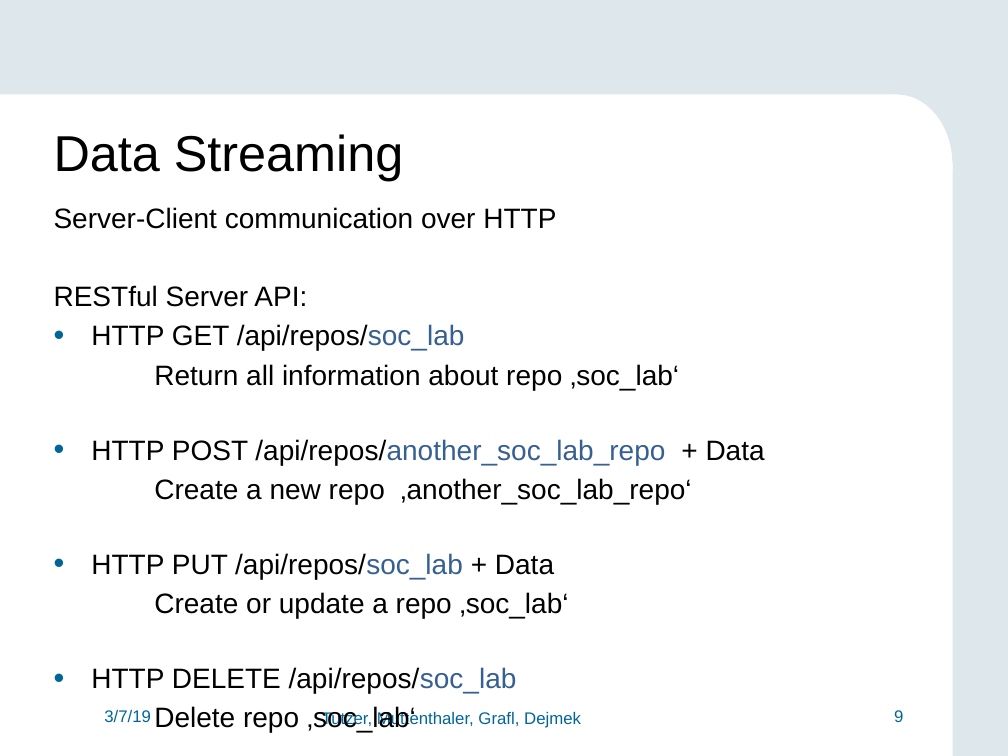
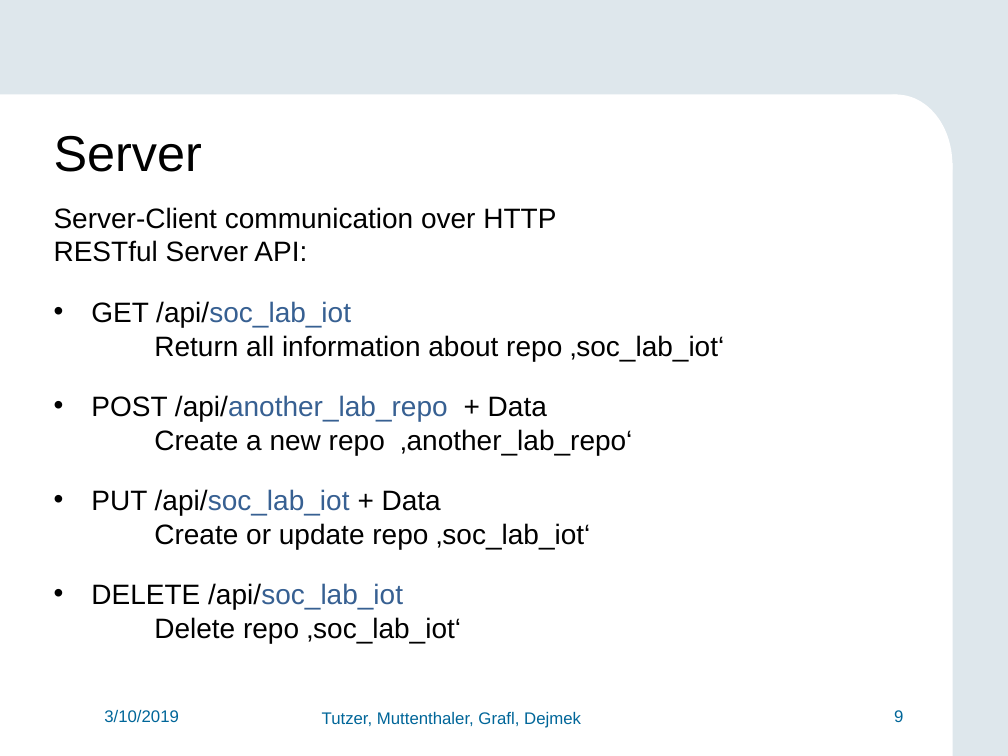
Before and after one commit to FlorianMuttenthaler/SocLabPartialReconfigIot, a slide deck: slide 9 of report/Final_presentation.pptx. Drawn at 1008x756 pixels with LibreOffice and Linux fonts; fonts in the diff are those of the drawing; background and template pictures are left out. Boxes give left, top, right and bottom in pixels: in the first picture for what was removed or moved away, otherwise in the second. Text is boxed around its words. In the diff, an @@ line names an element or a change of style, - is before the commit and + after.

```diff
--- a/report/Final_presentation.pptx
+++ b/report/Final_presentation.pptx
@@ text at (54,135,202,172): text changed @@
-Data Streaming
+Server
@@ text at (54,207,556,262): less space between paragraphs @@
@@ text at (91,301,724,643): text changed @@
-• HTTP GET /api/repos/soc_lab
-Return all information about repo ‚soc_lab‘
-• HTTP POST /api/repos/another_soc_lab_repo + Data
-Create a new repo ‚another_soc_lab_repo‘
-• HTTP PUT /api/repos/soc_lab + Data
-Create or update a repo ‚soc_lab‘
-• HTTP DELETE /api/repos/soc_lab
-Delete repo ‚soc_lab‘
+• GET /api/soc_lab_iot
+Return all information about repo ‚soc_lab_iot‘
+• POST /api/another_lab_repo + Data
+Create a new repo ‚another_lab_repo‘
+• PUT /api/soc_lab_iot + Data
+Create or update repo ‚soc_lab_iot‘
+• DELETE /api/soc_lab_iot
+Delete repo ‚soc_lab_iot‘
@@ text at (104,710,179,723): text changed @@
-3/7/19
+3/10/2019
```
Also in this commit, not shown: 13 other slides changed, 5 slides added, 4 slides removed.
